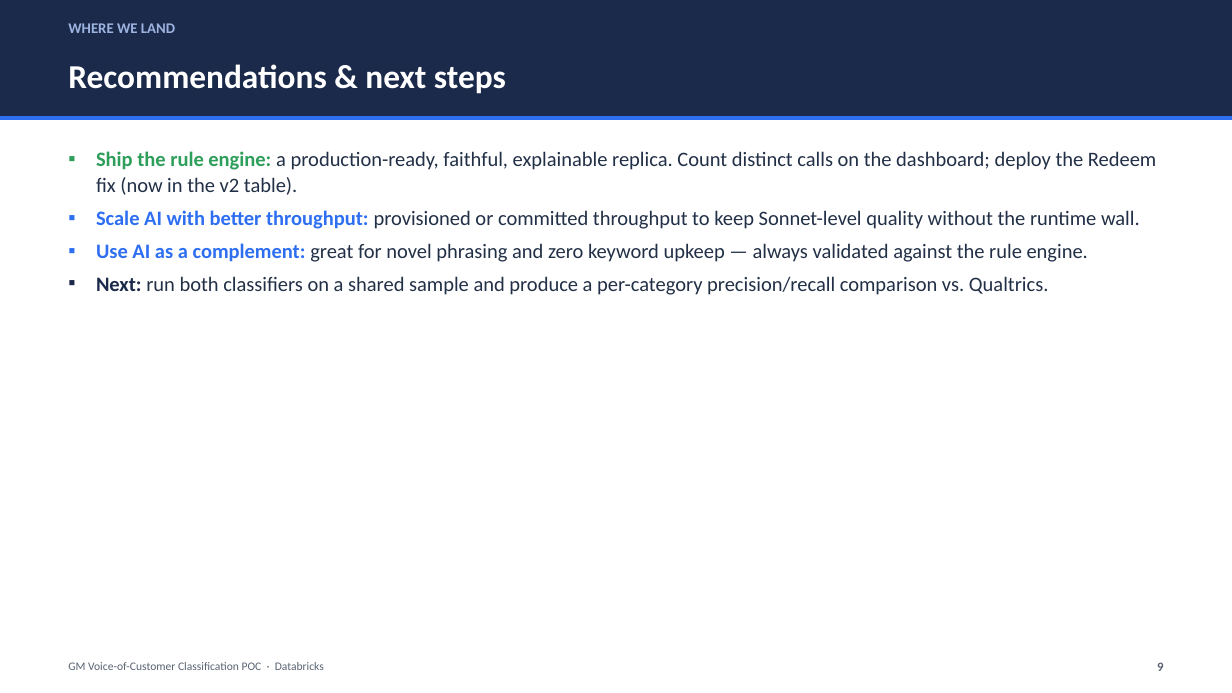
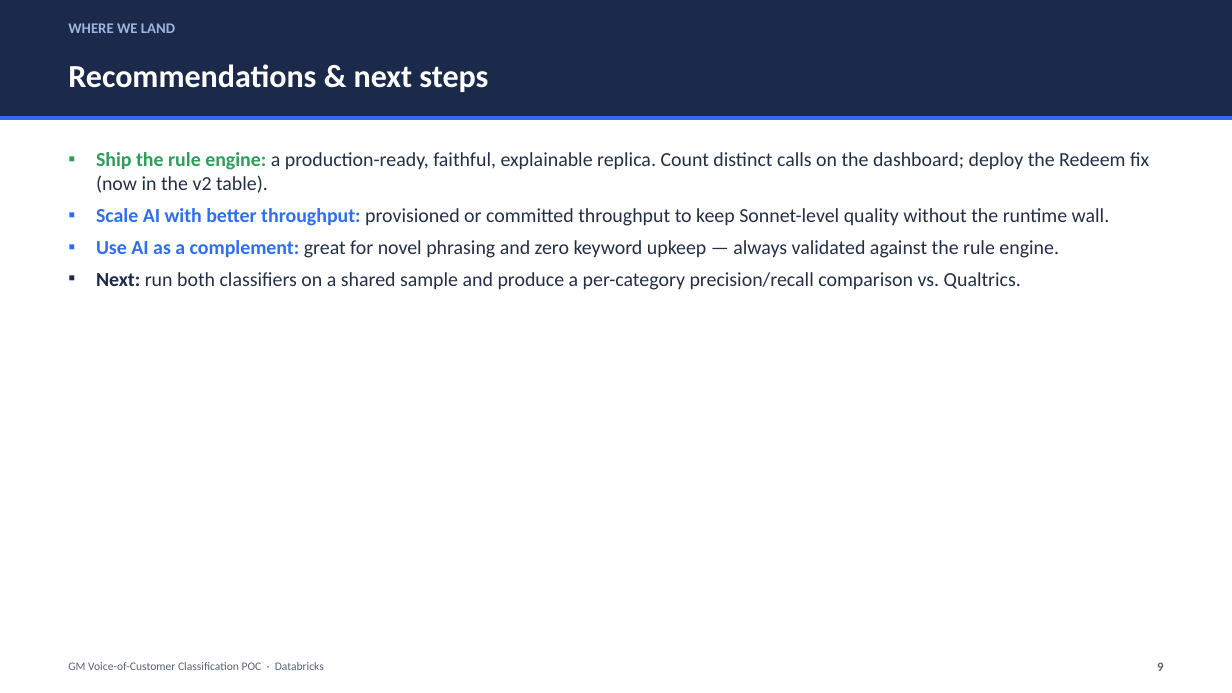
Before and after one commit to dariakrasavina/GM_VOC, a slide deck: slide 9 of GM_VOC_POC_Summary.pptx. Drawn at 1232x693 pixels with LibreOffice and Linux fonts; fonts in the diff are those of the drawing. Boxes give left, top, right and bottom in pixels: in the first picture for what was removed or moved away, otherwise in the second. Text is boxed around its words. In the diff, an @@ line names an element or a change of style, - is before the commit and + after.

```diff
--- a/GM_VOC_POC_Summary.pptx
+++ b/GM_VOC_POC_Summary.pptx
@@ text "Recommendations & next steps" at (68,64,488,92): size 26 to 25 pt @@
@@ text "Ship the rule engine: a ..." at (96,152,1149,290): size 16 to 15.5 pt @@
```
Also in this commit, not shown: 7 other slides changed, 17 other files.
